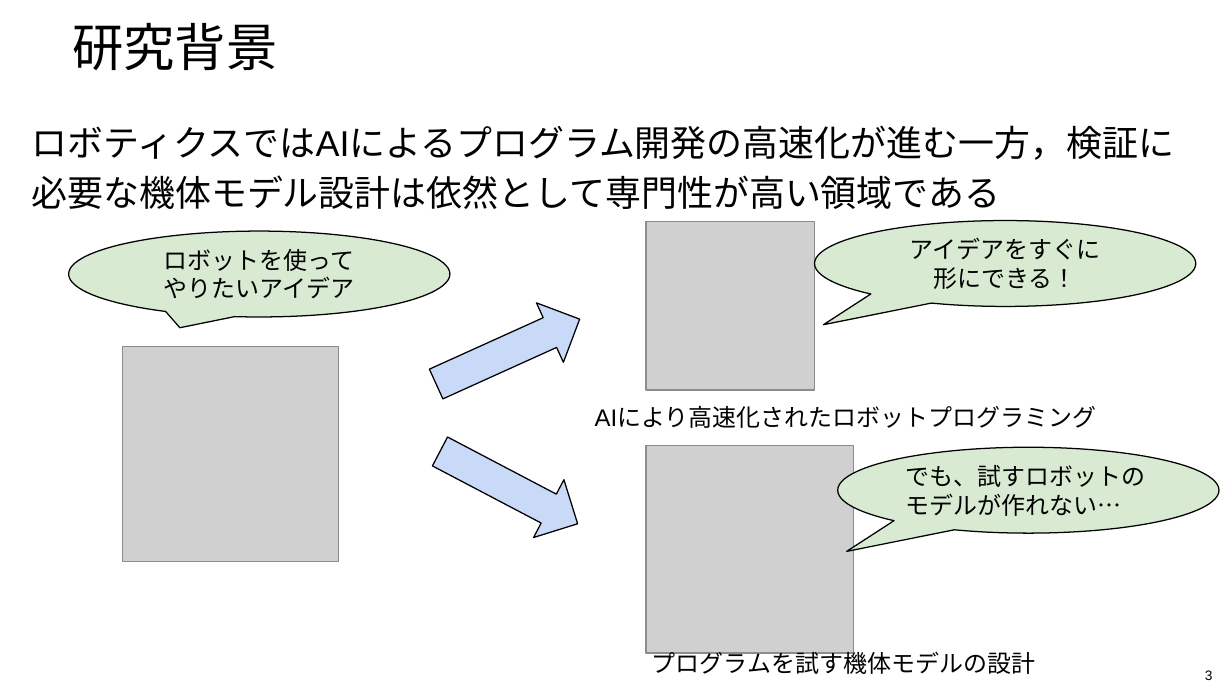
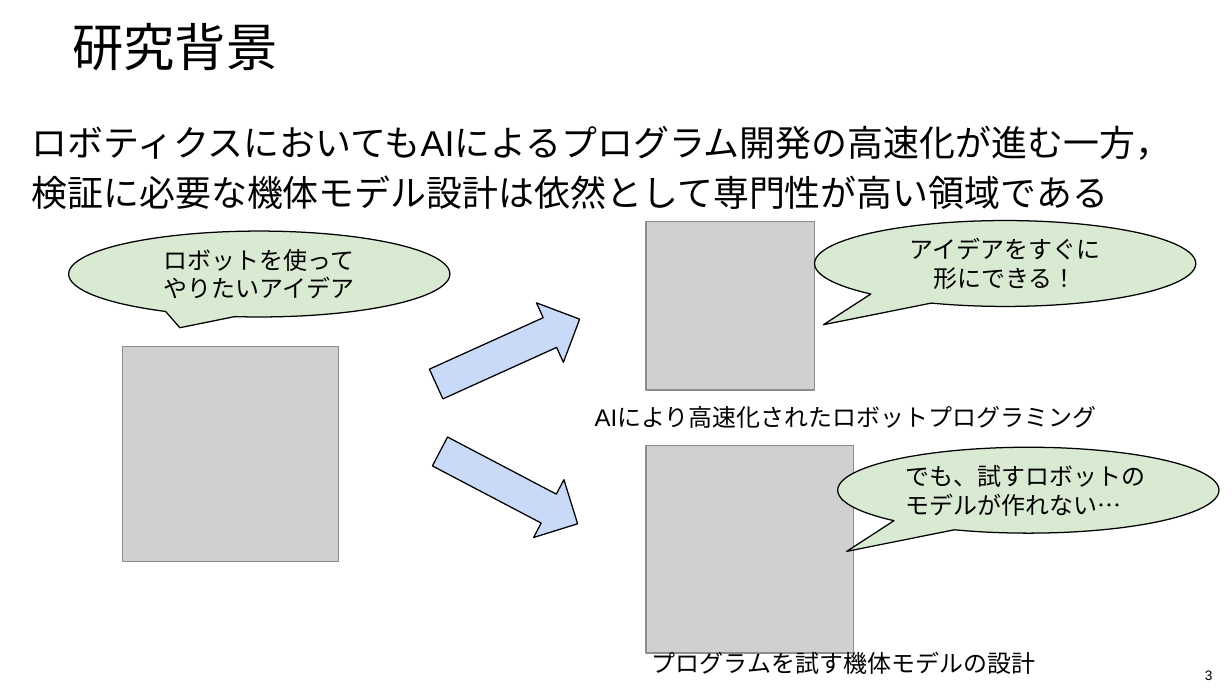
Before and after one commit to 233301koshiro/StackelbergPPO, a slide deck: slide 3 of docs/研究応用/執筆/これまでの進捗_0911.pptx. Drawn at 1232x693 pixels with LibreOffice and Linux fonts; fonts in the diff are those of the drawing; grey boxes stand for pictures; background and template pictures are left out. Boxes give left, top, right and bottom in pixels: in the first picture for what was removed or moved away, otherwise in the second. Text is boxed around its words. In the diff, an @@ line names an element or a change of style, - is before the commit and + after.

```diff
--- a/docs/研究応用/執筆/これまでの進捗_0911.pptx
+++ b/docs/研究応用/執筆/これまでの進捗_0911.pptx
@@ text at [31,125,1171,209]: text changed @@
-ロボティクスではAIによるプログラム開発の高速化が進む一方，検証に必要な機体モデル設計は依然として専門性が高い領域である
+ロボティクスにおいてもAIによるプログラム開発の高速化が進む一方，検証に必要な機体モデル設計は依然として専門性が高い領域である
```
Also in this commit, not shown: 6 other slides changed, 6 other files.
